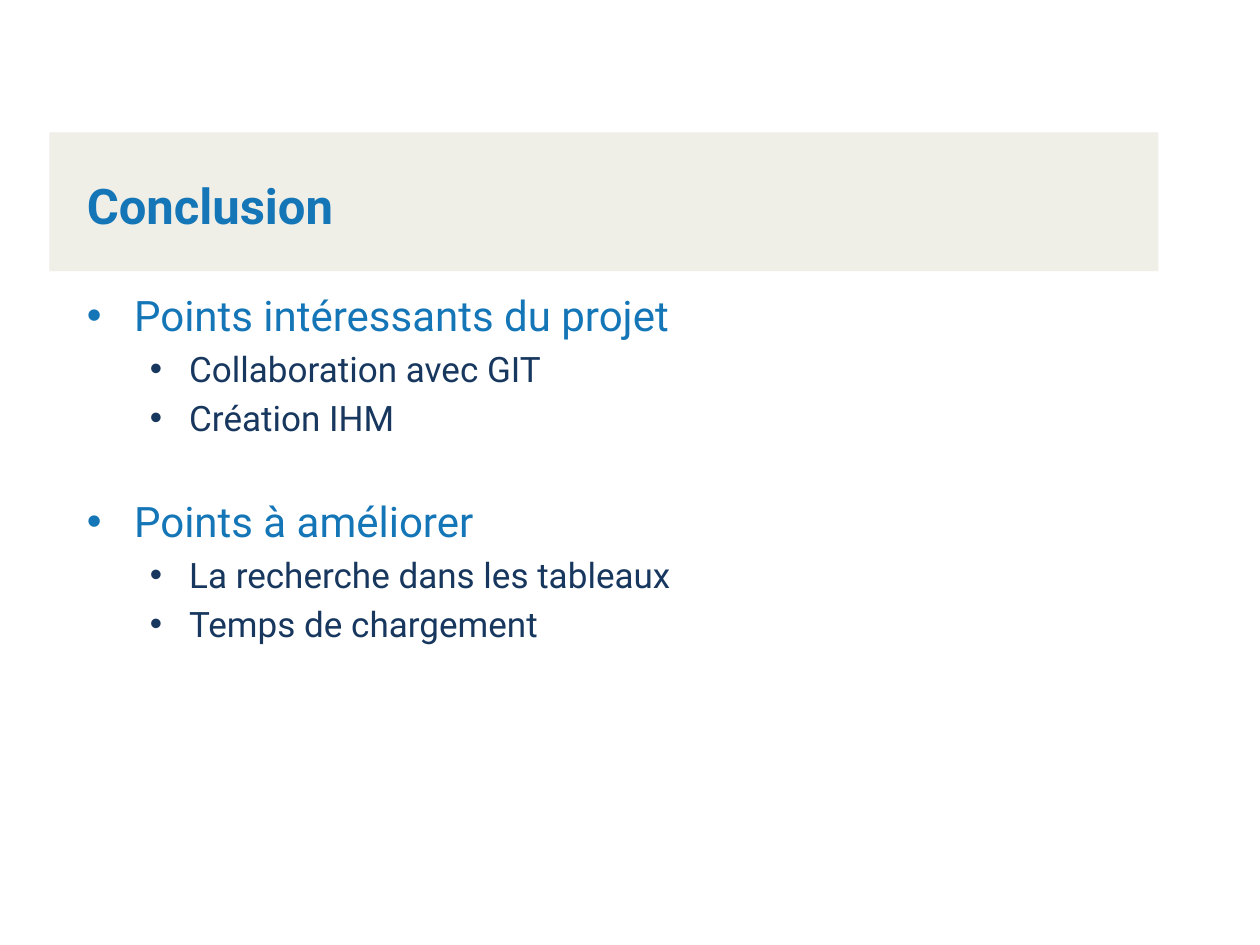
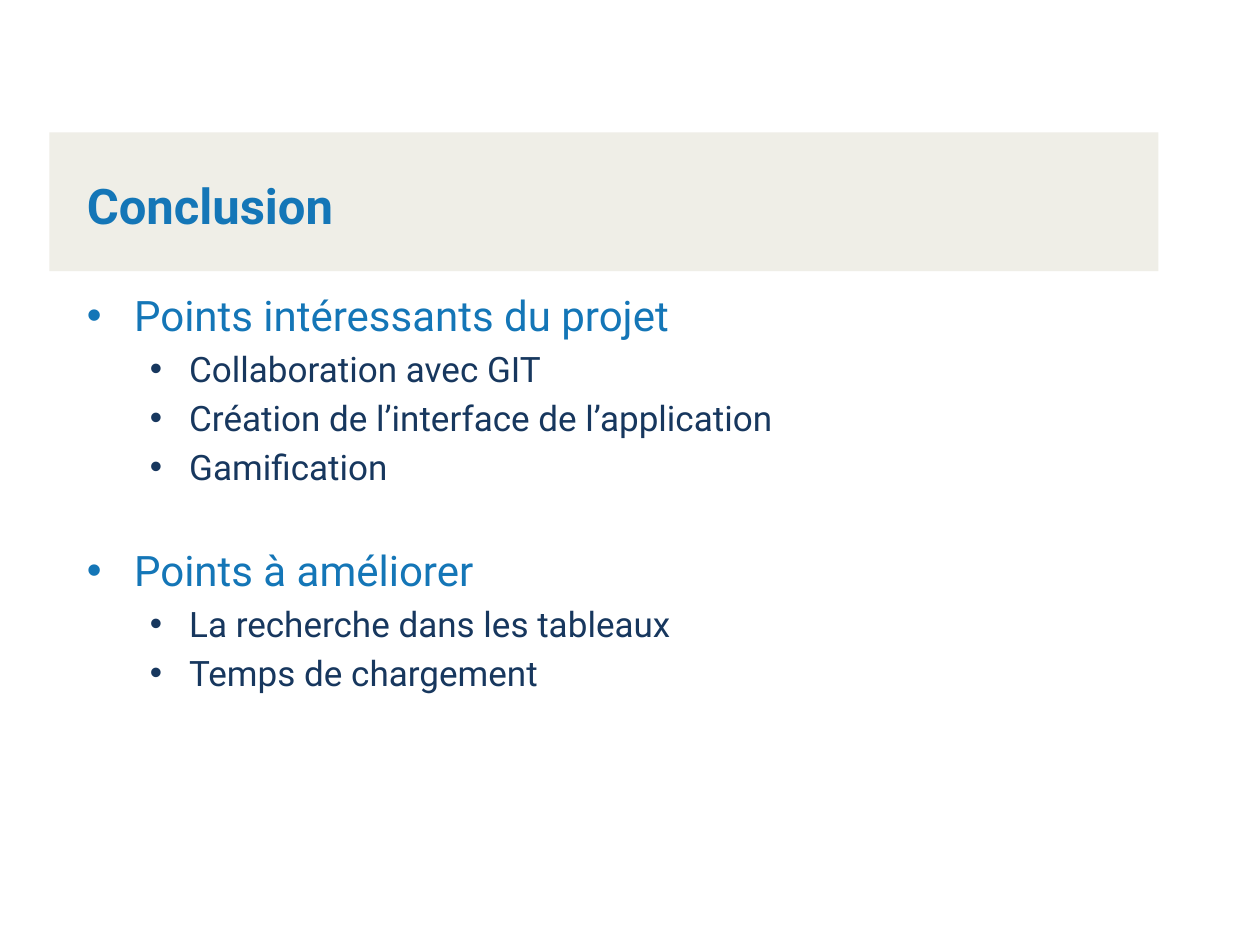
Before and after one commit to Kboris20/ProjetTechno, a slide deck: slide 13 of Présentation/PresentationClientsComptes-KlettGutierrezVoirolSchneider.pptx (slide 12 before the commit). Drawn at 1260x945 pixels with LibreOffice and Linux fonts; fonts in the diff are those of the drawing; background and template pictures are left out. Boxes give left, top, right and bottom in pixels: in the first picture for what was removed or moved away, otherwise in the second. Text is boxed around its words. In the diff, an @@ line names an element or a change of style, - is before the commit and + after.

```diff
--- a/Présentation/PresentationClientsComptes-KlettGutierrezVoirolSchneider.pptx
+++ b/Présentation/PresentationClientsComptes-KlettGutierrezVoirolSchneider.pptx
@@ text at (189, 404, 772, 481): text changed @@
-  • Création IHM
+  • Création de l’interface de l’application
+  • Gamification
```
Also in this commit, not shown: 3 other slides changed, 1 slide added.
